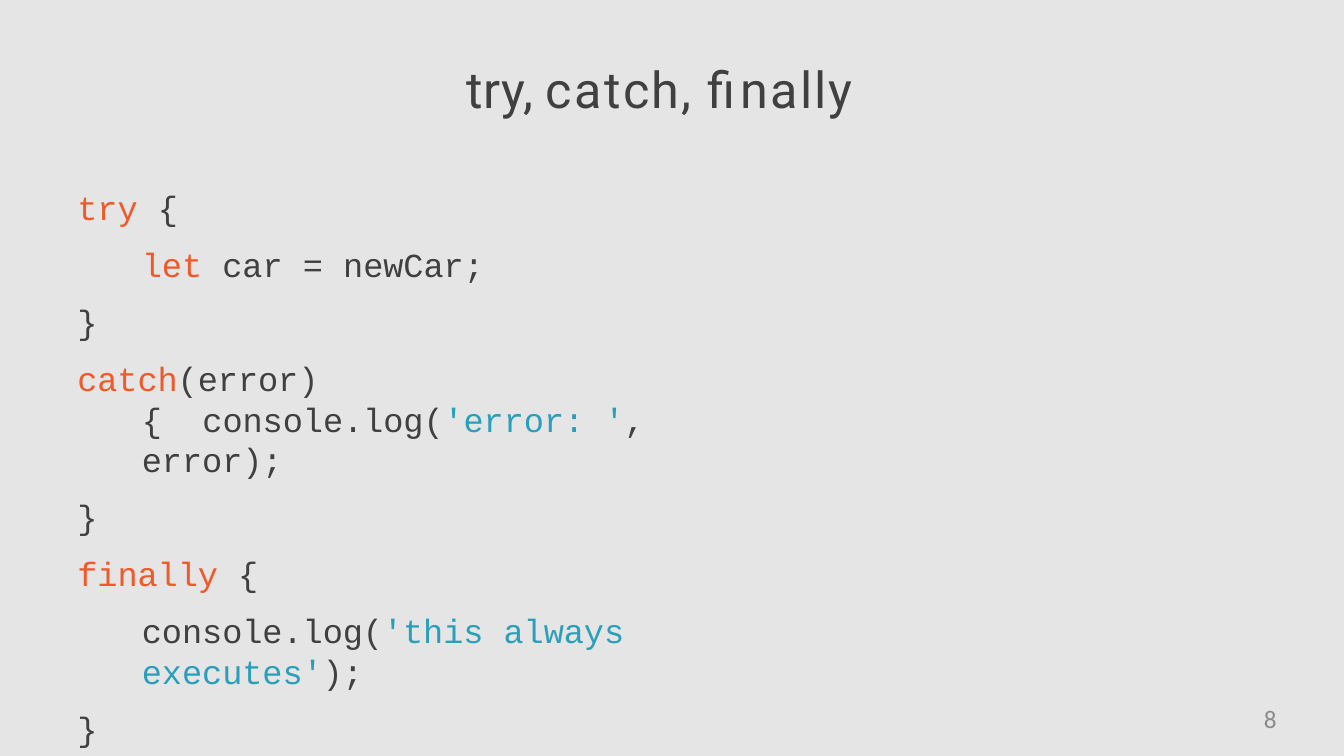
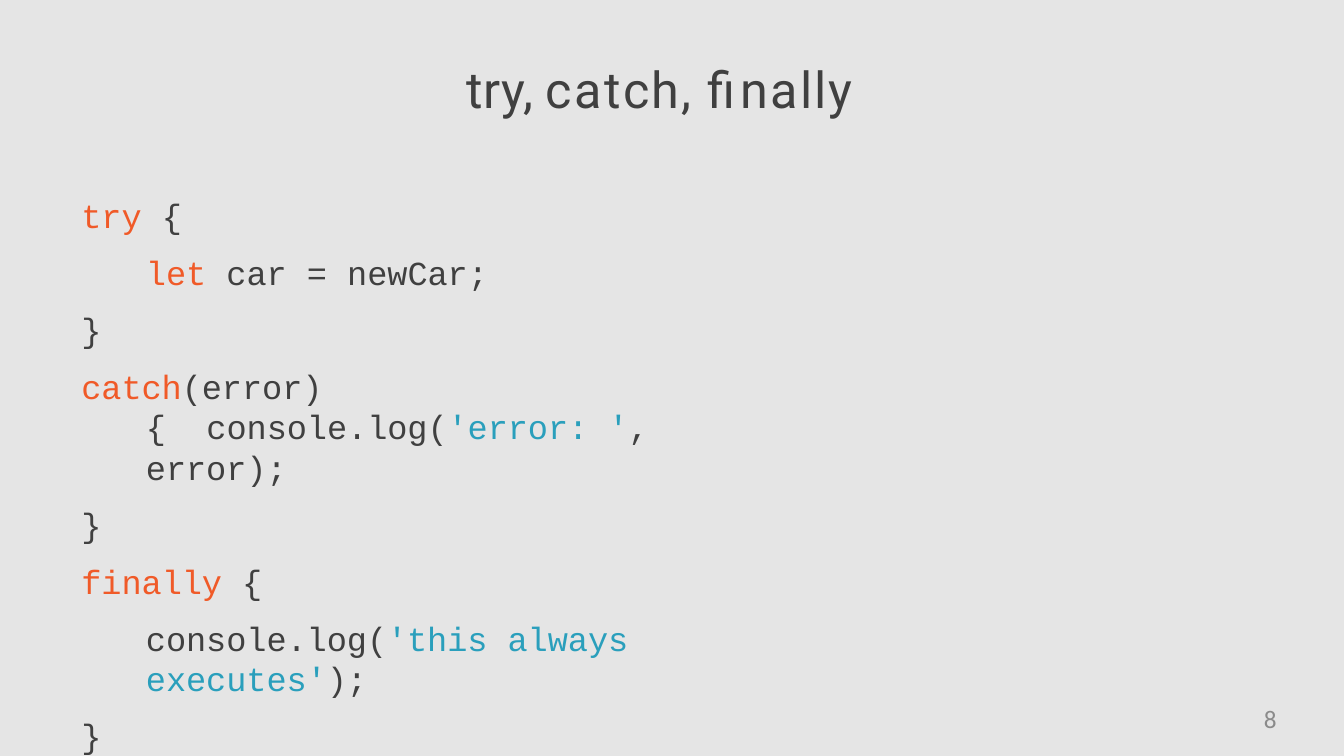
Before and after one commit to StevenJoseph19/ASDE-2024, a slide deck: slide 8 of Learning Phase/Week 4/Day 5/JavaScript/Slides/12. Exception Handling/exception-handling-slides.pptx. Drawn at 1344x756 pixels with LibreOffice and Linux fonts; fonts in the diff are those of the drawing. Boxes give left, top, right and bottom in pixels: in the first picture for what was removed or moved away, otherwise in the second. Text is boxed around its words. In the diff, an @@ line names an element or a change of style, - is before the commit and + after.

```diff
--- a/Learning Phase/Week 4/Day 5/JavaScript/Slides/12. Exception Handling/exception-handling-slides.pptx
+++ b/Learning Phase/Week 4/Day 5/JavaScript/Slides/12. Exception Handling/exception-handling-slides.pptx
@@ text "try {" rewrapped from bbox=[77, 197, 625, 650] to bbox=[81, 205, 629, 698] @@
```
Also in this commit, not shown: 20 other files.
